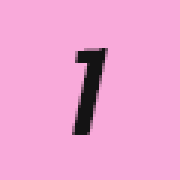
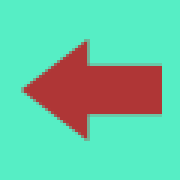
The second (180, 180) image is a revision of the first. Changes to its layers:
hid "1" over [72, 48, 108, 135]
added layer "Shape 1" above "Color Fill 2" over [21, 39, 162, 141]
added layer "Color Fill 2" above "Color Fill 1" over [0, 0, 180, 180]
hid "Colored Background" over [0, 0, 180, 180]
